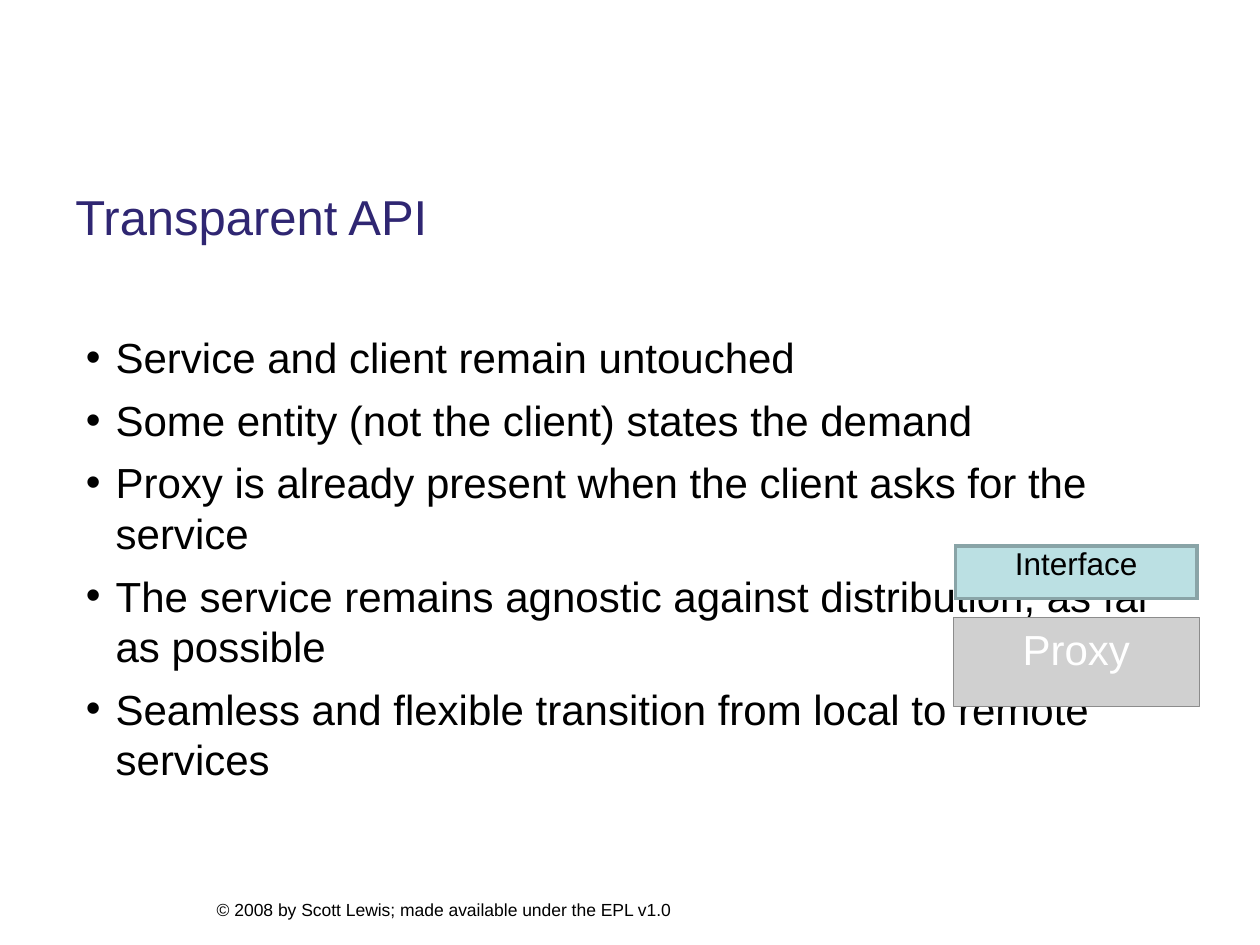
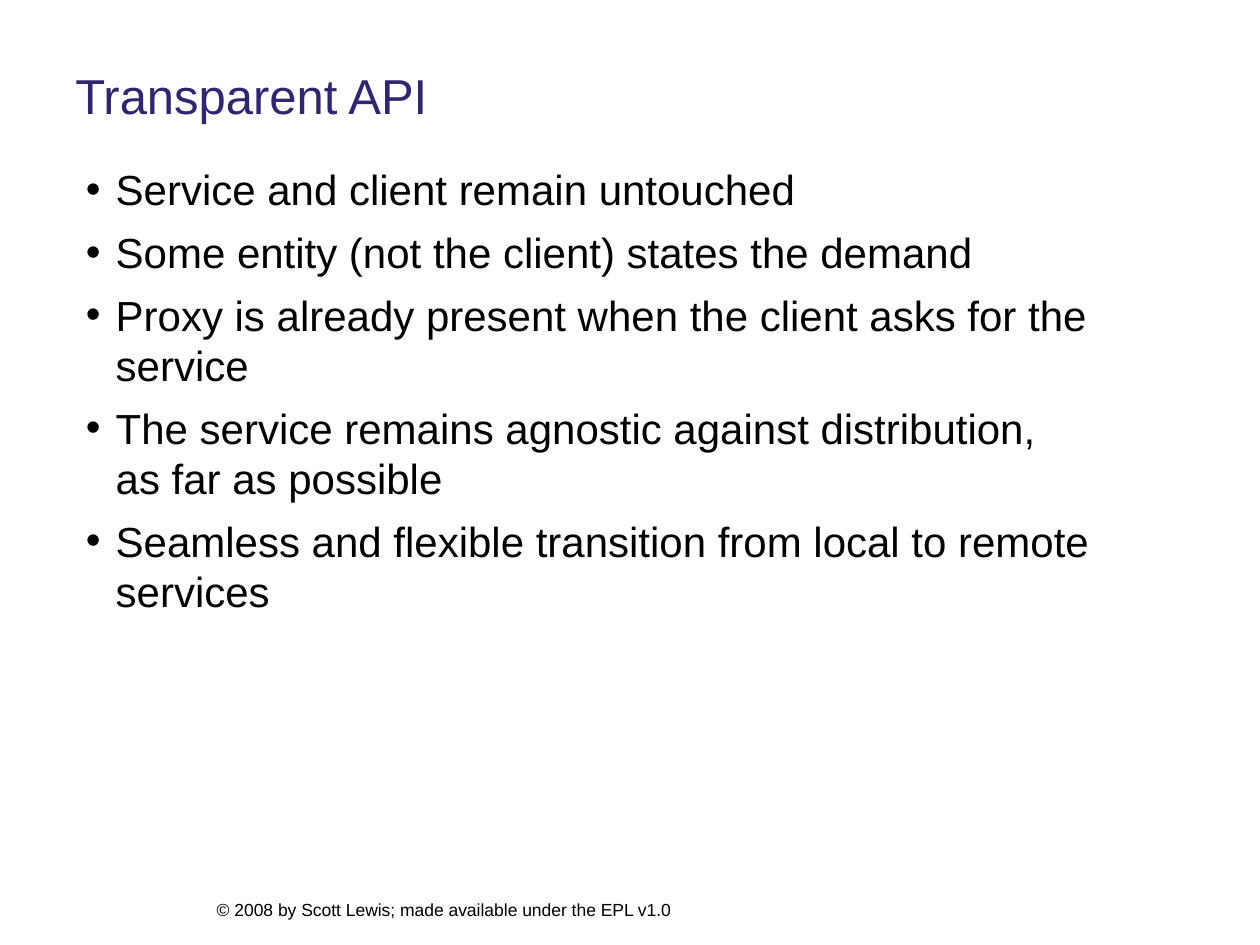
Before and after one commit to eclipse/ecf-website, a slide deck: slide 10 of presentations/eclipsedayatgoogleplex2008/ecf_overview_slewis.ppt. Drawn at 1260x945 pixels with LibreOffice and Linux fonts; fonts in the diff are those of the drawing; grey boxes stand for pictures; background and template pictures are left out. Boxes give left, top, right and bottom in pixels: in the first picture for what was removed or moved away, otherwise in the second. Text is boxed around its words. In the diff, an @@ line names an element or a change of style, - is before the commit and + after.

```diff
--- a/presentations/eclipsedayatgoogleplex2008/ecf_overview_slewis.ppt
+++ b/presentations/eclipsedayatgoogleplex2008/ecf_overview_slewis.ppt
@@ text "Transparent API": place and size @@
-text "Transparent API" at bbox=[75, 201, 427, 245]
+text "Transparent API" at bbox=[75, 80, 427, 124]
@@ text "Transparent API" at bbox=[75, 80, 427, 124]: line spacing 0.25 to 1 @@
@@ text "Service and client remain untouched" rewrapped from bbox=[116, 342, 1152, 776] to bbox=[116, 174, 1089, 608] @@
@@ rectangle removed at bbox=[955, 546, 1197, 598] @@
-Interface
@@ picture removed at bbox=[954, 617, 1200, 707] @@
@@ text removed at bbox=[1023, 636, 1130, 673] @@
-Proxy
```
Also in this commit, not shown: 12 other slides changed, 1 other file.
